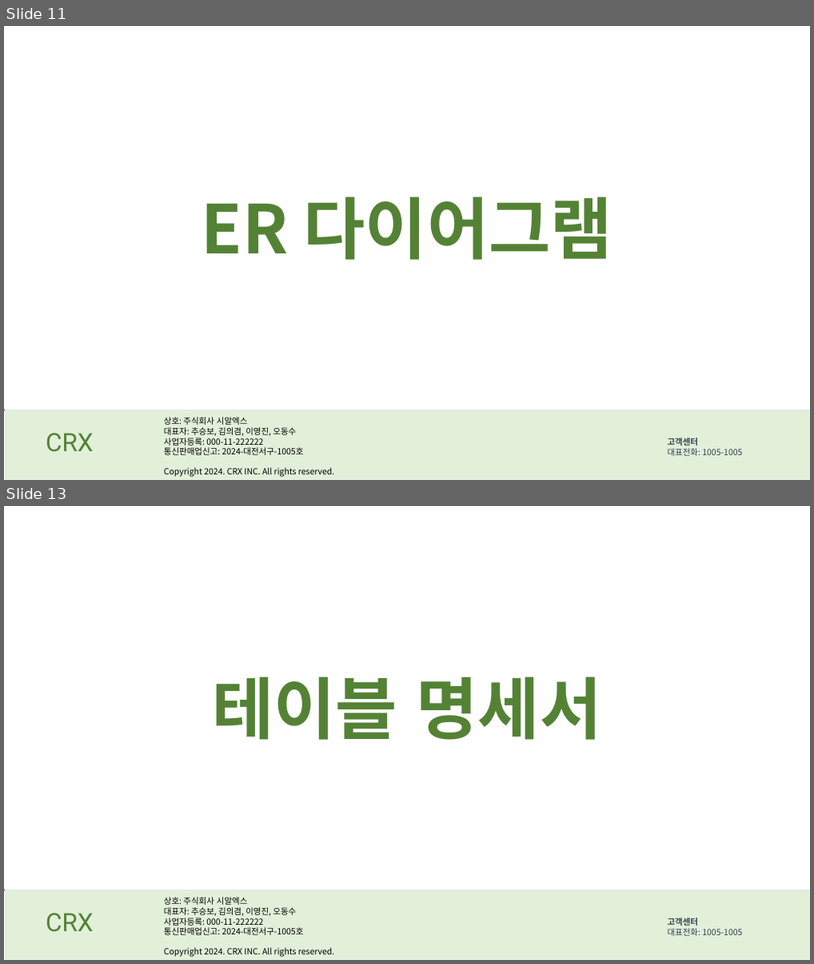
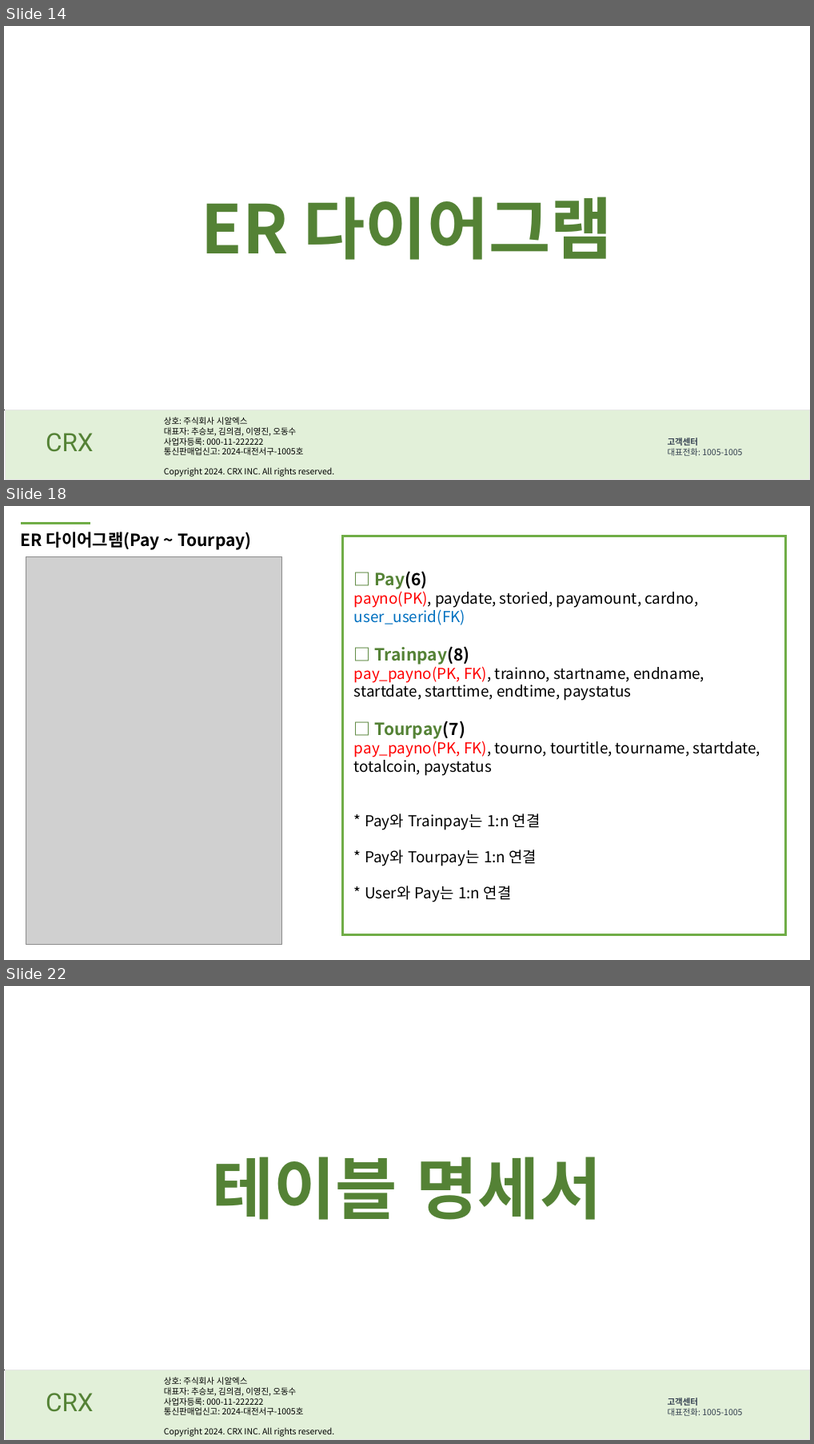
Before and after one commit to DongSooOh/trainProject, a slide deck: 5조 2차 발표자료 ppt.pptx. Shown one above the other, each under a label of ours: slides 11 and 13 before the commit, slides 14, 18 and 22 after it; the slides between them are not shown. The pictures are 814x964 and 814x1444 pixels, drawn with LibreOffice and Linux fonts; fonts in the diff are those of the drawing; grey boxes stand for pictures. Boxes give left, top, right and bottom in pixels: in the first picture for what was removed or moved away, otherwise in the second. Text is boxed around its words. In the diff, an @@ line names an element or a change of style, - is before the commit and + after.

```diff
--- a/5조 2차 발표자료 ppt.pptx
+++ b/5조 2차 발표자료 ppt.pptx
@@ slide 18 added at [4, 506, 810, 960], background #FFFFFF @@
@@ line added from (21, 523) to (90, 523), #70AD47 3 pt @@
@@ text added at [21, 532, 252, 550], 20 pt, text #000000, bold @@
+ER 다이어그램(Pay ~ Tourpay)
@@ rectangle added at [342, 536, 786, 935], outline #70AD47 3 pt, 18 pt, text #000000 @@
+□ Pay(6)
+payno(PK), paydate, storied, payamount, cardno, user_userid(FK)
+□ Trainpay(8)
+pay_payno(PK, FK), trainno, startname, endname, startdate, starttime, endtime, paystatus
+□ Tourpay(7)
+pay_payno(PK, FK), tourno, tourtitle, tourname, startdate, totalcoin, paystatus
+* Pay와 Trainpay는 1:n 연결
+* Pay와 Tourpay는 1:n 연결
+* User와 Pay는 1:n 연결
@@ picture added at [26, 557, 282, 944] @@
@@ what was slide 11 is now slide 14 @@
@@ what was slide 13 is now slide 22 @@
```
Also in this commit, not shown: 3 slides changed, 28 other slides added, 4 slides removed.
